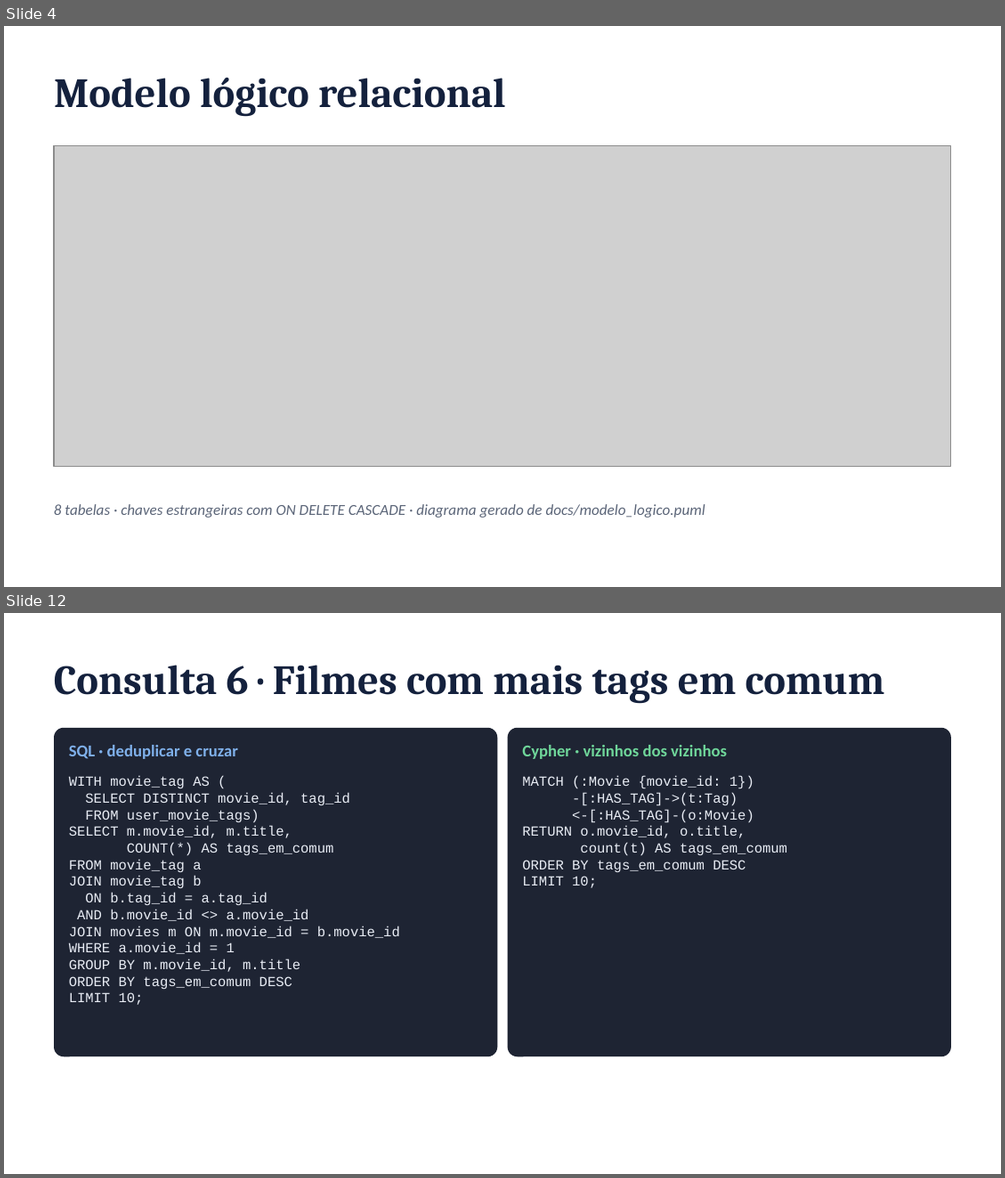
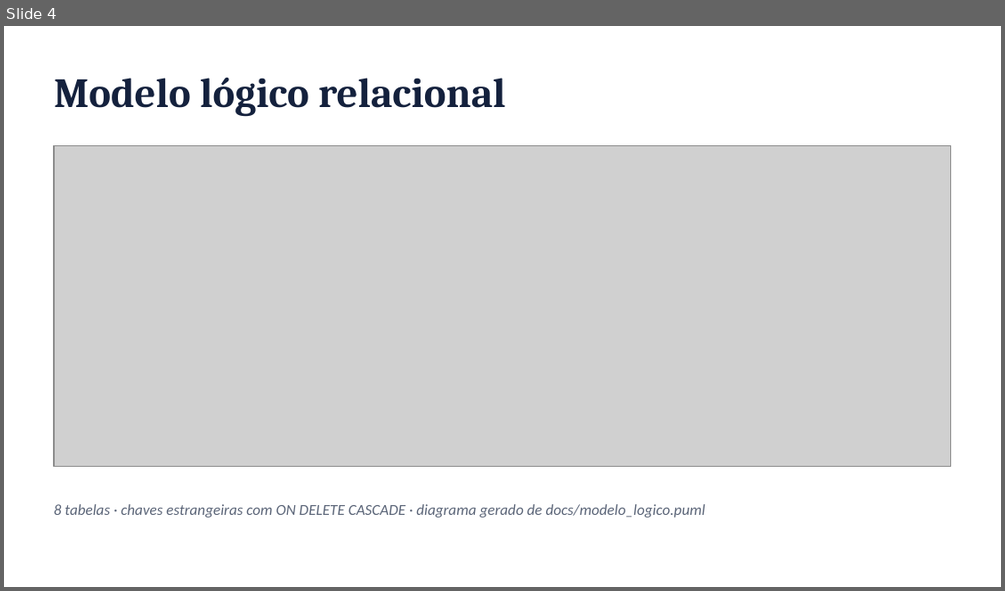
Before and after one commit to FineiasAntonio/BancoDeDados, a slide deck: docs/apresentacao.pptx. Shown one above the other, each under a label of ours: slides 4 and 12 before the commit, slide 4 after it; the slides between them are not shown. The pictures are 1005x1178 and 1005x591 pixels, drawn with LibreOffice and Linux fonts; fonts in the diff are those of the drawing; grey boxes stand for pictures. Boxes give left, top, right and bottom in pixels: in the first picture for what was removed or moved away, otherwise in the second. Text is boxed around its words. In the diff, an @@ line names an element or a change of style, - is before the commit and + after.

```diff
--- a/docs/apresentacao.pptx
+++ b/docs/apresentacao.pptx
@@ slide 12 removed at box(4, 613, 1001, 1174), background #FFFFFF @@
@@ text removed at box(54, 665, 885, 703) @@
-Consulta 6 · Filmes com mais tags em comum
@@ rounded rectangle removed at box(54, 728, 497, 1056) @@
@@ text removed at box(69, 745, 237, 759) @@
-SQL · deduplicar e cruzar
@@ rounded rectangle removed at box(508, 728, 951, 1056) @@
@@ text removed at box(522, 745, 727, 759) @@
-Cypher · vizinhos dos vizinhos
@@ text removed at box(69, 776, 400, 1005) @@
-WITH movie_tag AS (
-SELECT DISTINCT movie_id, tag_id
-FROM user_movie_tags)
-SELECT m.movie_id, m.title,
-COUNT(*) AS tags_em_comum
-FROM movie_tag a
-JOIN movie_tag b
-ON b.tag_id = a.tag_id
-AND b.movie_id <> a.movie_id
-JOIN movies m ON m.movie_id = b.movie_id
-WHERE a.movie_id = 1
-GROUP BY m.movie_id, m.title
-ORDER BY tags_em_comum DESC
-LIMIT 10;
@@ text removed at box(522, 776, 787, 888) @@
-MATCH (:Movie {movie_id: 1})
--[:HAS_TAG]->(t:Tag)
-<-[:HAS_TAG]-(o:Movie)
-RETURN o.movie_id, o.title,
-count(t) AS tags_em_comum
-ORDER BY tags_em_comum DESC
-LIMIT 10;
```
Also in this commit, not shown: 11 slides changed, 3 slides added, 3 other slides removed, 3 other files.
